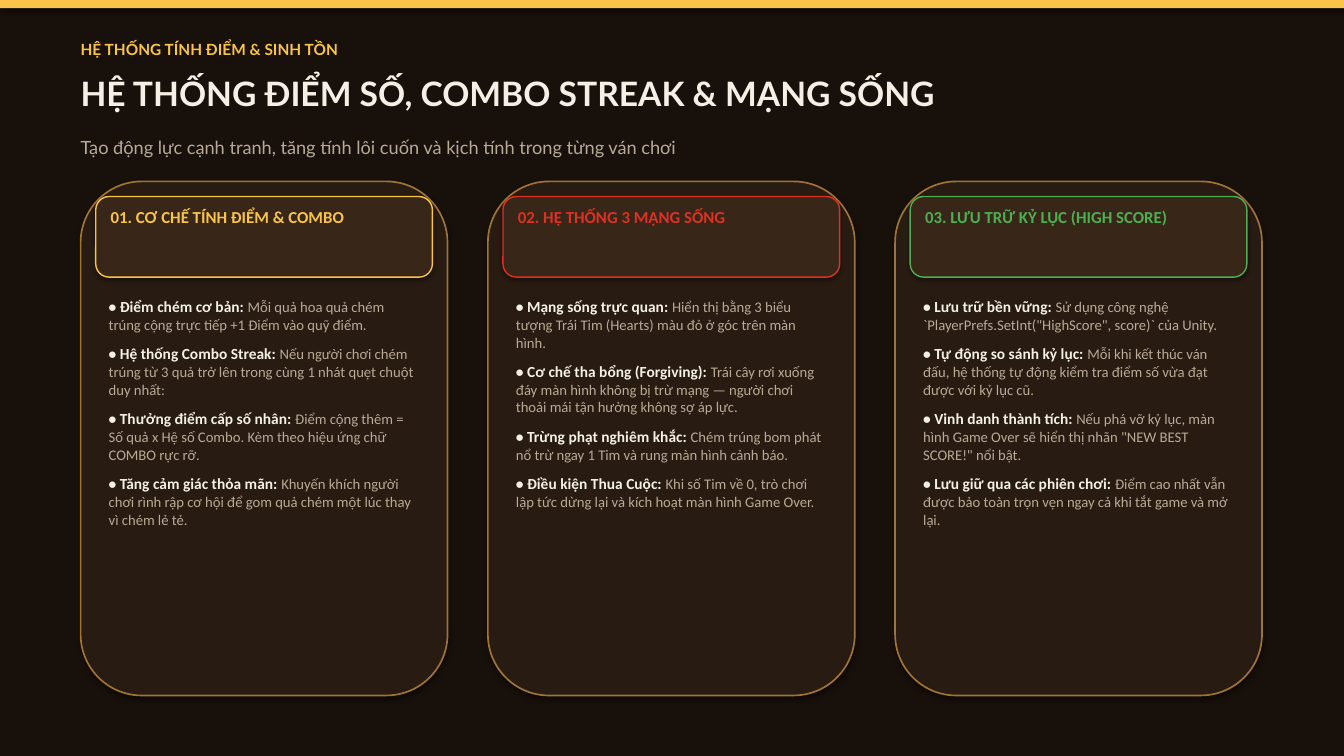
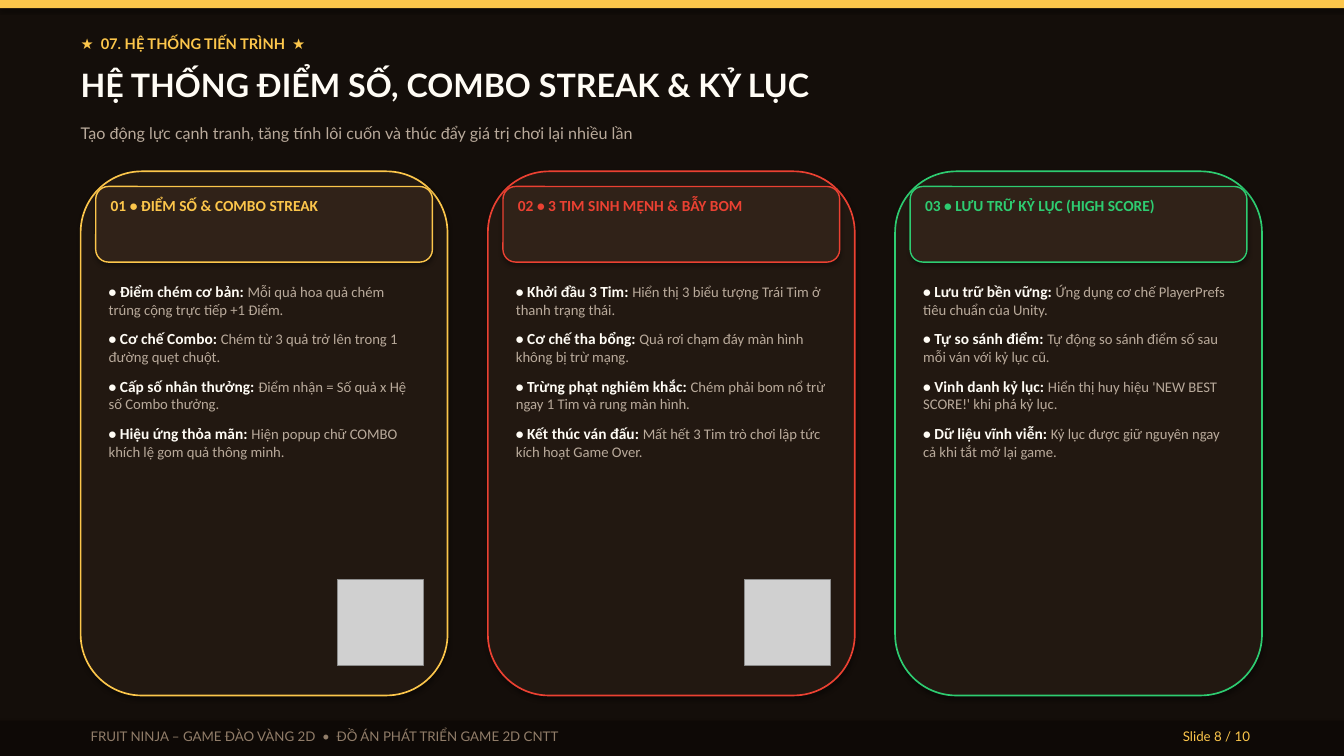
Before and after one commit to delivred/chemhoaquaunity, a slide deck: slide 8 of FRUIT_NINJA_2D_Thuyet_Trinh.pptx. Drawn at 1344x756 pixels with LibreOffice and Linux fonts; fonts in the diff are those of the drawing; grey boxes stand for pictures. Boxes give left, top, right and bottom in pixels: in the first picture for what was removed or moved away, otherwise in the second. Text is boxed around its words. In the diff, an @@ line names an element or a change of style, - is before the commit and + after.

```diff
--- a/FRUIT_NINJA_2D_Thuyet_Trinh.pptx
+++ b/FRUIT_NINJA_2D_Thuyet_Trinh.pptx
@@ rectangle at (0,0,1344,756): fill #18100B to #140E0A @@
@@ text at (101,36,285,52): text changed; size 11 to 10.5 pt; text colour #FAC34B to #FCC64B @@
-HỆ THỐNG TÍNH ĐIỂM & SINH TỒN
+★ 07. HỆ THỐNG TIẾN TRÌNH ★
@@ text at (81,69,809,103): text changed; size 24 to 23 pt; text colour #F5F0E6 to #FFFCF5 @@
-HỆ THỐNG ĐIỂM SỐ, COMBO STREAK & MẠNG SỐNG
+HỆ THỐNG ĐIỂM SỐ, COMBO STREAK & KỶ LỤC
@@ text at (81,126,633,142): text changed; size 13 to 11.5 pt; text colour #B9AA96 to #B9AA9B @@
-Tạo động lực cạnh tranh, tăng tính lôi cuốn và kịch tính trong từng ván chơi
+Tạo động lực cạnh tranh, tăng tính lôi cuốn và thúc đẩy giá trị chơi lại nhiều lần
@@ rounded rectangle: place and size @@
-rounded rectangle at (81,181,448,696)
+rounded rectangle at (81,171,448,696)
@@ rounded rectangle at (81,171,448,696): fill #281B12 to #221811; outline #A07337 1.2 pt to #FCC64B 1.2 pt @@
@@ rounded rectangle: place and size @@
-rounded rectangle at (895,181,1262,696)
+rounded rectangle at (488,171,855,696)
@@ rounded rectangle at (488,171,855,696): fill #281B12 to #221811; outline #A07337 1.2 pt to #EB4132 1.2 pt @@
@@ rounded rectangle added at (895,171,1262,696), fill #221811, outline #2ECC71 1.2 pt @@
@@ rounded rectangle: place and size @@
-rounded rectangle at (96,197,433,277)
+rounded rectangle at (96,187,433,262)
@@ rounded rectangle at (96,187,433,262): fill #382619 to #302218; outline #FAC34B 1 pt to #FCC64B 1 pt @@
@@ text at (111,198,319,211): text changed; size 12 to 11 pt; text colour #FAC34B to #FCC64B @@
-01. CƠ CHẾ TÍNH ĐIỂM & COMBO
+01 • ĐIỂM SỐ & COMBO STREAK
@@ rounded rectangle removed at (488,181,855,696) @@
@@ rounded rectangle: place and size @@
-rounded rectangle at (910,197,1247,277)
+rounded rectangle at (503,187,840,262)
@@ rounded rectangle at (503,187,840,262): fill #382619 to #302218; outline #4CAF50 1 pt to #EB4132 1 pt @@
@@ rounded rectangle removed at (503,197,840,277) @@
@@ text at (518,198,743,214): text changed; size 12 to 11 pt; text colour #DC3223 to #EB4132 @@
-02. HỆ THỐNG 3 MẠNG SỐNG
+02 • 3 TIM SINH MỆNH & BẪY BOM
@@ rounded rectangle added at (910,187,1247,262), fill #302218, outline #2ECC71 1 pt @@
@@ text at (925,198,1155,214): text changed; size 12 to 11 pt; text colour #4CAF50 to #2ECC71 @@
-03. LƯU TRỮ KỶ LỤC (HIGH SCORE)
+03 • LƯU TRỮ KỶ LỤC (HIGH SCORE)
@@ text at (109,285,406,460): text changed; text colour #B9AA96 to #B9AA9B @@
-• Điểm chém cơ bản: Mỗi quả hoa quả chém trúng cộng trực tiếp +1 Điểm vào quỹ điểm.
-• Hệ thống Combo Streak: Nếu người chơi chém trúng từ 3 quả trở lên trong cùng 1 nhát quẹt chuột duy nhất:
-• Thưởng điểm cấp số nhân: Điểm cộng thêm = Số quả x Hệ số Combo. Kèm theo hiệu ứng chữ COMBO rực rỡ.
-• Tăng cảm giác thỏa mãn: Khuyến khích người chơi rình rập cơ hội để gom quả chém một lúc thay vì chém lẻ tẻ.
+• Điểm chém cơ bản: Mỗi quả hoa quả chém trúng cộng trực tiếp +1 Điểm.
+• Cơ chế Combo: Chém từ 3 quả trở lên trong 1 đường quẹt chuột.
+• Cấp số nhân thưởng: Điểm nhận = Số quả x Hệ số Combo thưởng.
+• Hiệu ứng thỏa mãn: Hiện popup chữ COMBO khích lệ gom quả thông minh.
@@ text at (516,285,825,460): text changed; text colour #B9AA96 to #B9AA9B @@
-• Mạng sống trực quan: Hiển thị bằng 3 biểu tượng Trái Tim (Hearts) màu đỏ ở góc trên màn hình.
-• Cơ chế tha bổng (Forgiving): Trái cây rơi xuống đáy màn hình không bị trừ mạng — người chơi thoải mái tận hưởng không sợ áp lực.
-• Trừng phạt nghiêm khắc: Chém trúng bom phát nổ trừ ngay 1 Tim và rung màn hình cảnh báo.
-• Điều kiện Thua Cuộc: Khi số Tim về 0, trò chơi lập tức dừng lại và kích hoạt màn hình Game Over.
+• Khởi đầu 3 Tim: Hiển thị 3 biểu tượng Trái Tim ở thanh trạng thái.
+• Cơ chế tha bổng: Quả rơi chạm đáy màn hình không bị trừ mạng.
+• Trừng phạt nghiêm khắc: Chém phải bom nổ trừ ngay 1 Tim và rung màn hình.
+• Kết thúc ván đấu: Mất hết 3 Tim trò chơi lập tức kích hoạt Game Over.
@@ text at (923,285,1225,460): text changed; text colour #B9AA96 to #B9AA9B @@
-• Lưu trữ bền vững: Sử dụng công nghệ `PlayerPrefs.SetInt("HighScore", score)` của Unity.
-• Tự động so sánh kỷ lục: Mỗi khi kết thúc ván đấu, hệ thống tự động kiểm tra điểm số vừa đạt được với kỷ lục cũ.
-• Vinh danh thành tích: Nếu phá vỡ kỷ lục, màn hình Game Over sẽ hiển thị nhãn "NEW BEST SCORE!" nổi bật.
-• Lưu giữ qua các phiên chơi: Điểm cao nhất vẫn được bảo toàn trọn vẹn ngay cả khi tắt game và mở lại.
+• Lưu trữ bền vững: Ứng dụng cơ chế PlayerPrefs tiêu chuẩn của Unity.
+• Tự so sánh điểm: Tự động so sánh điểm số sau mỗi ván với kỷ lục cũ.
+• Vinh danh kỷ lục: Hiển thị huy hiệu 'NEW BEST SCORE!' khi phá kỷ lục.
+• Dữ liệu vĩnh viễn: Kỷ lục được giữ nguyên ngay cả khi tắt mở lại game.
@@ picture added at (338,580,423,665) @@
@@ picture added at (745,580,831,665) @@
@@ rectangle added at (0,721,1344,756), fill #0E0906 @@
@@ text added at (91,730,559,741), 9.5 pt, text #917D69 @@
+FRUIT NINJA – GAME ĐÀO VÀNG 2D • ĐỒ ÁN PHÁT TRIỂN GAME 2D CNTT
@@ text added at (1183,731,1250,741), 9.5 pt, text #FCC64B @@
+Slide 8 / 10
```
Also in this commit, not shown: 7 other slides changed, 2 slides added, 2 slides removed, 31 other files.
